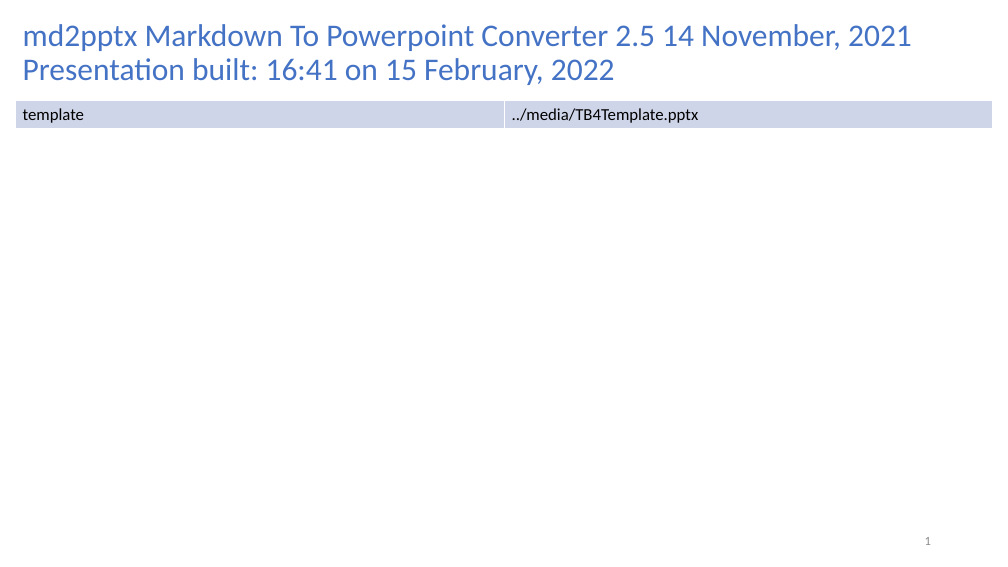
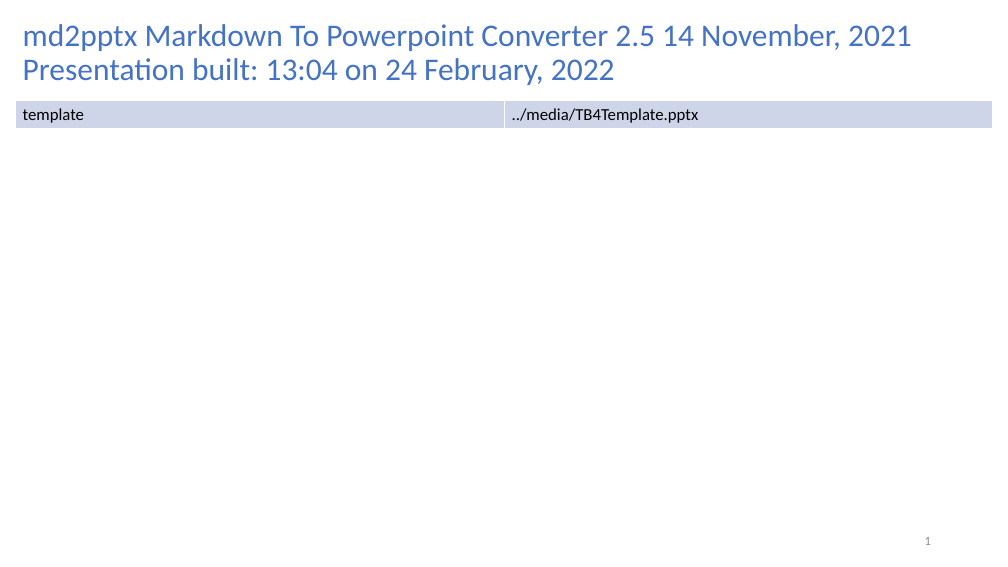
Before and after one commit to turtlebot/TurtleBot4Lessons, a slide deck: slide 1 of tutorials/Tutorial-InstallingTheTurtlebotSimulator.ppt. Drawn at 1008x567 pixels with LibreOffice and Linux fonts; fonts in the diff are those of the drawing. Boxes give left, top, right and bottom in pixels: in the first picture for what was removed or moved away, otherwise in the second. Text is boxed around its words. In the diff, an @@ line names an element or a change of style, - is before the commit and + after.

```diff
--- a/tutorials/Tutorial-InstallingTheTurtlebotSimulator.ppt
+++ b/tutorials/Tutorial-InstallingTheTurtlebotSimulator.ppt
@@ title at (23, 24, 912, 85): text changed @@
-md2pptx Markdown To Powerpoint Converter 2.5 14 November, 2021
-Presentation built: 16:41 on 15 February, 2022
+md2pptx Markdown To Powerpoint Converter 2.5 14 November, 2021
+Presentation built: 13:04 on 24 February, 2022
```
Also in this commit, not shown: 5 other files.
